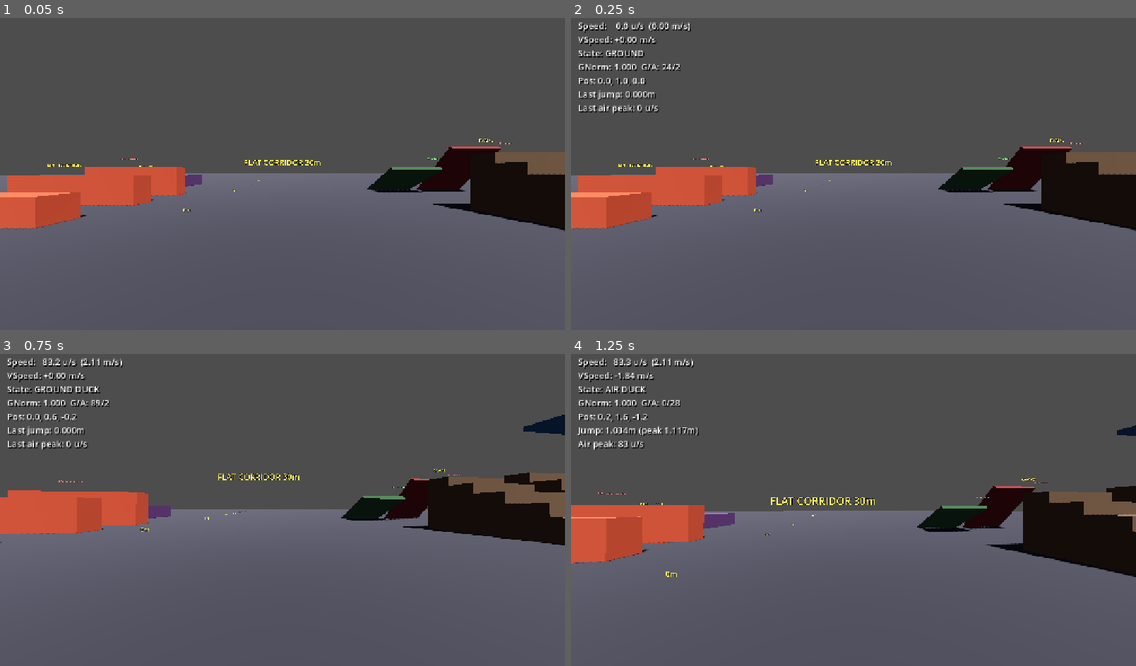
Above: before the commit, frames 1-4 (two rows, left to right).
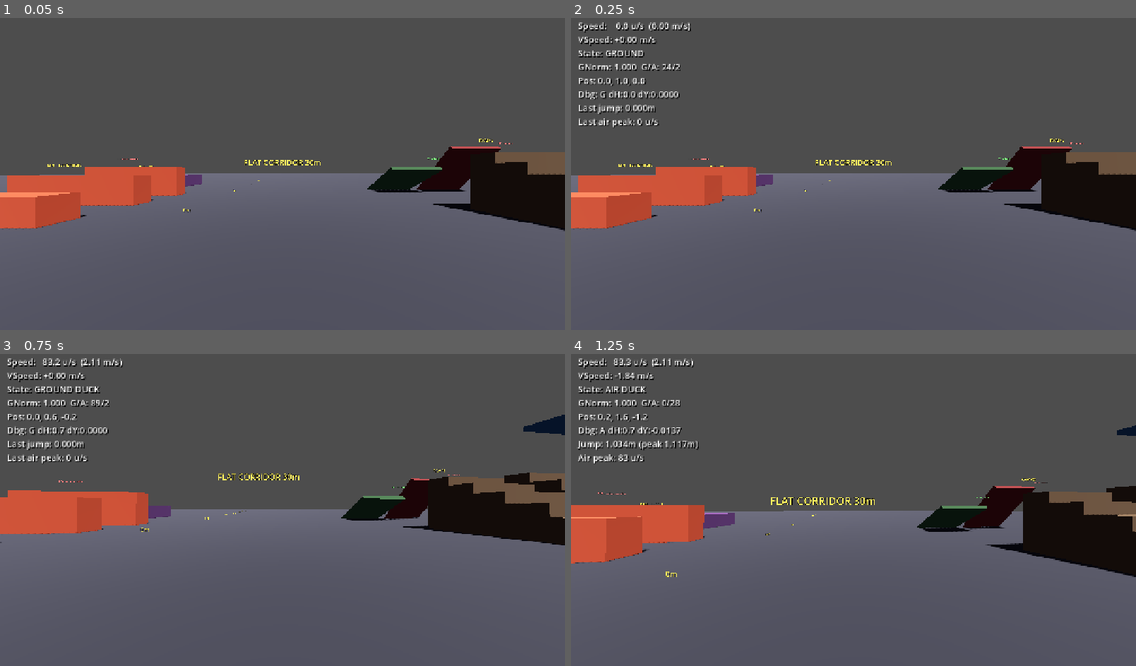
Above: after the commit, the same moments.

Repository: gotospaceplace/angels_and_demons
Game: Godot game, scene res://client/scenes/main.tscn
The game is run twice, just before and just after one commit, with the same random seed, the same clock (stepped at 60 frames per second) and the same inputs. This scene is started directly instead of the project's main scene.
Inputs (mouse positions are in pixels of both pictures, inside the frame that each line leads up to):
- Up to frame 1 (0.05 s): no input
- Up to frame 2 (0.25 s): no input
- Up to frame 3 (0.75 s): move the mouse to (310, 506) at 0.52 s; hold W (move_forward) from 0.53 s (still down); hold Ctrl (duck) from 0.53 s (still down)
- Up to frame 4 (1.25 s): keep holding W (move_forward); keep holding Ctrl (duck); tap Space (jump) at 0.77 s

Frame 1 is identical in both runs. In frame 2, 0.7% of the frame differs, in the area x 1-20%, y 23-36%; in frame 3, 0.7%; in frame 4, 0.9%, in the area x 1-23%, y 23-36%.

Commit message:
Expand stuck debug: position delta, mode, snap failure tracking
Shows per-frame mode (G/A), horizontal delta in u/s, Y delta, and
SNAP_FAIL when ground snap can't find walkable surface. This will
identify whether stuck is from walk_move, ground snap, or categorize.

Co-Authored-By: Claude Opus 4.6 <noreply@anthropic.com>

Diff:
--- a/client/scripts/telemetry_hud.gd
+++ b/client/scripts/telemetry_hud.gd
@@ -118,6 +118,7 @@
 	if player.hop_count > 0:
 		text += "Bhop: %d hops\n" % player.hop_count
 	text += "Pos: %.1f, %.1f, %.1f\n" % [pos.x, pos.y, pos.z]
+	text += "Dbg: %s\n" % player.debug_move_info
 	if player.debug_walk_col != "":
 		text += "WCol: %s\n" % player.debug_walk_col
 
--- a/shared/scripts/player_movement.gd
+++ b/shared/scripts/player_movement.gd
@@ -29,8 +29,10 @@
 # Ground surface
 var ground_normal := Vector3.UP
 
-# Debug: last walk_move collision info
+# Debug
 var debug_walk_col := ""
+var debug_move_info := ""
+var _debug_last_pos := Vector3.ZERO
 
 # Ladder
 var on_ladder := false
@@ -70,6 +72,7 @@
 		scroll_jump_queued = true
 
 func _physics_process(delta: float) -> void:
+	var frame_start := global_position
 	_read_input()
 	_handle_ducking(delta)
 
@@ -88,6 +91,7 @@
 	else:
 		ground_time = 0.0
 
+	var mode := "G" if on_ground else "A"
 	if on_ground:
 		_ground_move(delta)
 	else:
@@ -100,6 +104,10 @@
 		velocity.y -= MC.GRAVITY * delta * 0.5
 	else:
 		velocity.y = 0.0
+
+	var dx := global_position - frame_start
+	var hdist := Vector3(dx.x, 0, dx.z).length() * MC.UNITS_PER_METER
+	debug_move_info = "%s dH:%.1f dY:%.4f" % [mode, hdist, dx.y]
 
 	scroll_jump_queued = false
 
@@ -404,6 +412,7 @@
 					break
 		if not snap_ok:
 			global_position = pre_snap
+			debug_walk_col += " SNAP_FAIL"
 
 func _fly_move(delta: float) -> void:
 	var start_y := global_position.y
